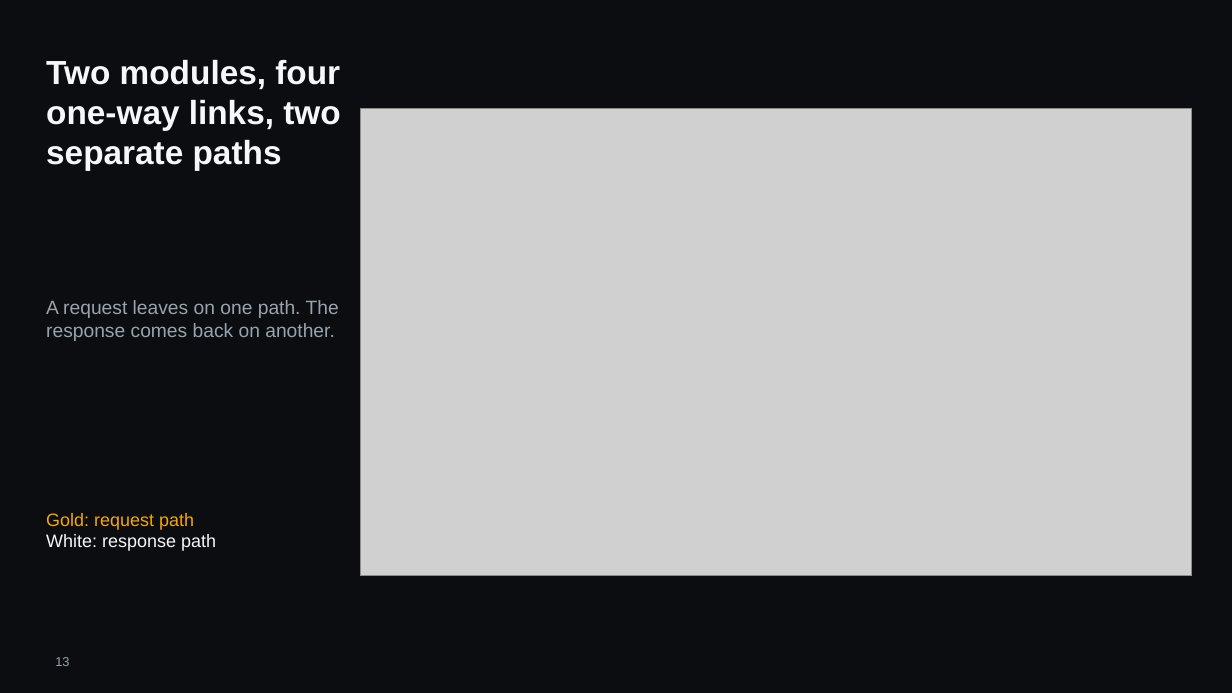
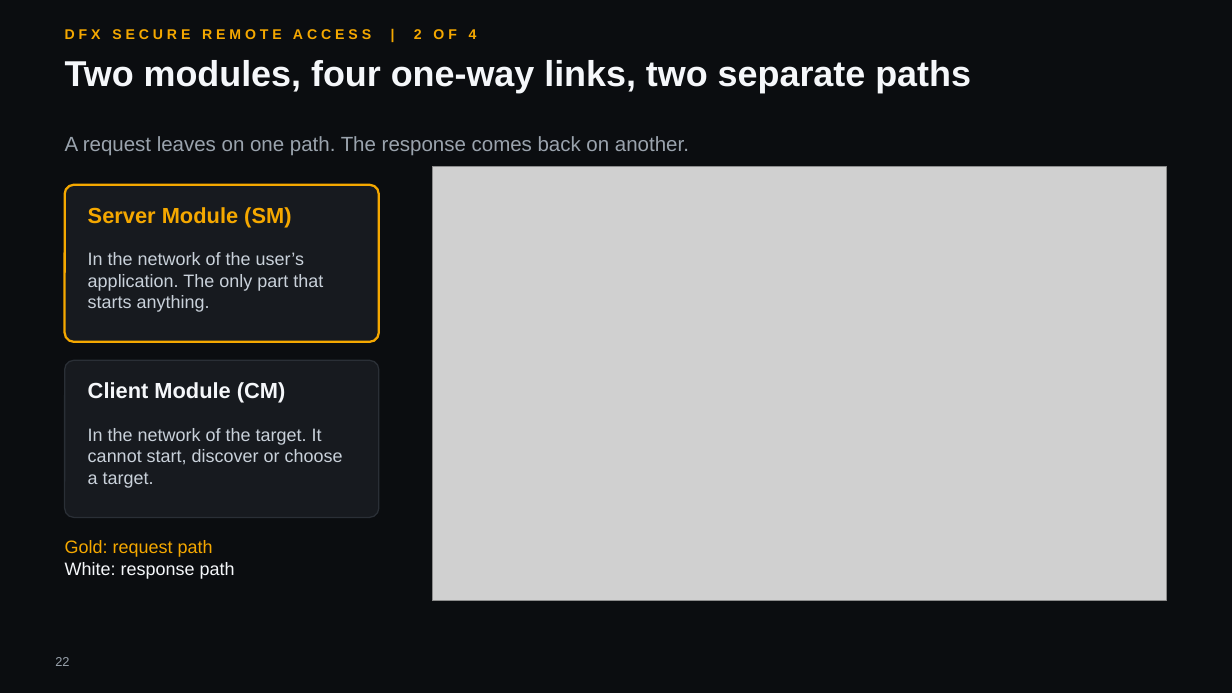
Before and after one commit to hybridus/DFX_Marketing, a slide deck: slide 22 of Projects/03_Presales_Master_Deck/pilot/DFX_Master_deck.pptx (slide 13 before the commit). Drawn at 1232x693 pixels with LibreOffice and Linux fonts; fonts in the diff are those of the drawing; grey boxes stand for pictures; background and template pictures are left out. Boxes give left, top, right and bottom in pixels: in the first picture for what was removed or moved away, otherwise in the second. Text is boxed around its words. In the diff, an @@ line names an element or a change of style, - is before the commit and + after.

```diff
--- a/Projects/03_Presales_Master_Deck/pilot/DFX_Master_deck.pptx
+++ b/Projects/03_Presales_Master_Deck/pilot/DFX_Master_deck.pptx
@@ text added at box(65, 29, 477, 39), 11 pt, text #F5A800, bold @@
+DFX SECURE REMOTE ACCESS | 2 OF 4
@@ text "Two modules, four one-way links, ...": place and size @@
-text "Two modules, four one-way links, ..." at box(46, 60, 340, 170)
+text "Two modules, four one-way links, ..." at box(65, 60, 971, 93)
@@ text "Two modules, four one-way links, ..." at box(65, 60, 971, 93): size 26 to 28 pt @@
@@ text "A request leaves on one ...": place and size @@
-text "A request leaves on one ..." at box(46, 300, 339, 341)
+text "A request leaves on one ..." at box(65, 136, 689, 156)
@@ text "A request leaves on one ..." at box(65, 136, 689, 156): size 15 to 16 pt @@
@@ picture: place and size @@
-picture at box(360, 108, 1192, 576)
+picture at box(433, 166, 1167, 601)
@@ rounded rectangle added at box(65, 185, 379, 342), fill #171A1F, outline #F5A800 1.75 pt @@
@@ text added at box(88, 207, 291, 227), 17 pt, text #F5A800, bold @@
+Server Module (SM)
@@ text added at box(88, 252, 323, 312), 14 pt, text #C9D1DA @@
+In the network of the user’s application. The only part that starts anything.
@@ rounded rectangle added at box(65, 360, 379, 518), fill #171A1F, outline #2A2F36 1 pt @@
@@ text added at box(88, 382, 286, 403), 17 pt, text #F5F7FA, bold @@
+Client Module (CM)
@@ text added at box(88, 428, 343, 488), 14 pt, text #C9D1DA @@
+In the network of the target. It cannot start, discover or choose a target.
@@ text "Gold: request path": place and size @@
-text "Gold: request path" at box(46, 513, 216, 551)
+text "Gold: request path" at box(65, 540, 235, 579)
@@ page number at box(55, 657, 69, 666): text changed @@
-13
+22
```
Also in this commit, not shown: 5 other slides changed, 20 slides added, 5 slides removed, 19 other files.
